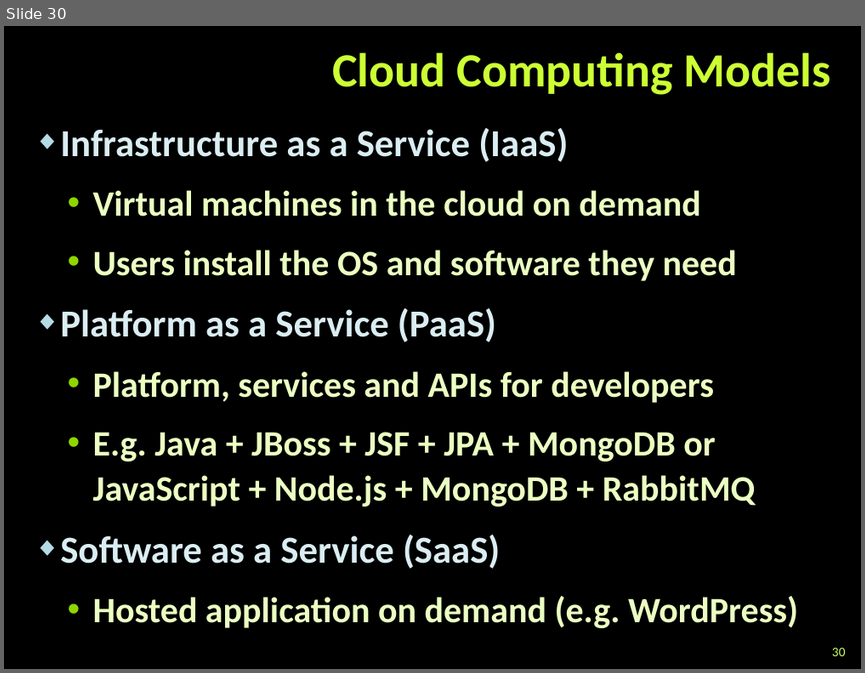
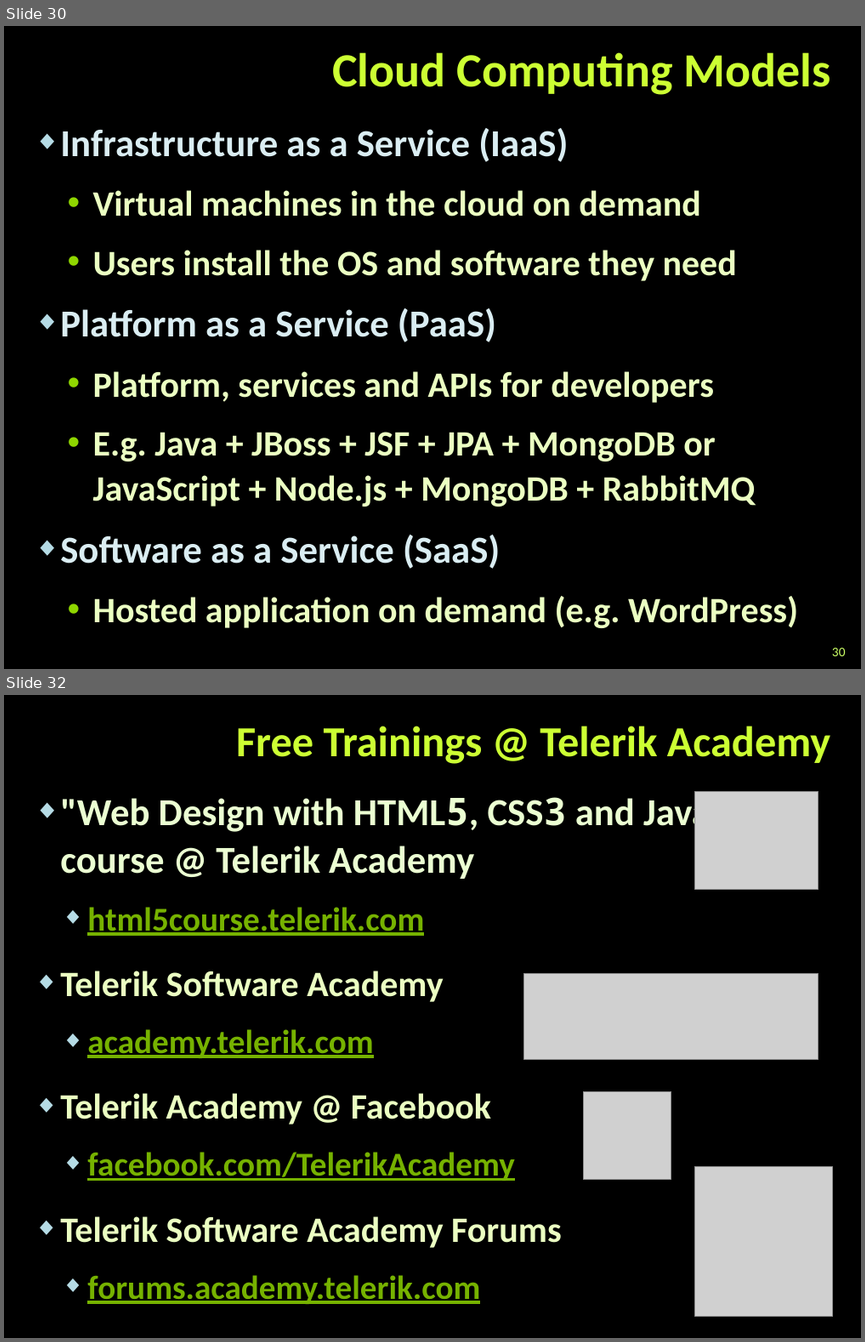
Before and after one commit to tddold/Telerik-Academy, a slide deck: Web Design &UI/1. HTML Basics/Presentations/Web-Technologies-Basics.pptx. Shown one above the other, each under a label of ours: slide 30 before the commit, slides 30 and 32 after it; the slides between them are not shown. The pictures are 865x673 and 865x1342 pixels, drawn with LibreOffice and Linux fonts; fonts in the diff are those of the drawing; grey boxes stand for pictures; background and template pictures are left out. Boxes give left, top, right and bottom in pixels: in the first picture for what was removed or moved away, otherwise in the second. Text is boxed around its words. In the diff, an @@ line names an element or a change of style, - is before the commit and + after.

```diff
--- a/Web Design &UI/1. HTML Basics/Presentations/Web-Technologies-Basics.pptx
+++ b/Web Design &UI/1. HTML Basics/Presentations/Web-Technologies-Basics.pptx
@@ slide 32 added at (4, 695, 861, 1338), background picture (left out) @@
@@ title added at (236, 726, 830, 764), 36 pt, text #CCFF33, bold @@
+Free Trainings @ Telerik Academy
@@ text added at (60, 794, 817, 1304), 28 pt, text #76B200, bold @@
+◆ "Web Design with HTML5, CSS3 and JavaScript" course @ Telerik Academy
+    ◆ html5course.telerik.com
+  ◆ Telerik Software Academy
+    ◆ academy.telerik.com
+  ◆ Telerik Academy @ Facebook
+    ◆ facebook.com/TelerikAcademy
+  ◆ Telerik Software Academy Forums
+    ◆ forums.academy.telerik.com
@@ picture added at (694, 791, 818, 889) @@
@@ picture added at (524, 974, 818, 1059) @@
@@ picture added at (583, 1091, 671, 1179) @@
@@ picture added at (694, 1166, 832, 1316) @@
```
Also in this commit, not shown: 12 slides changed, 10 other files.
